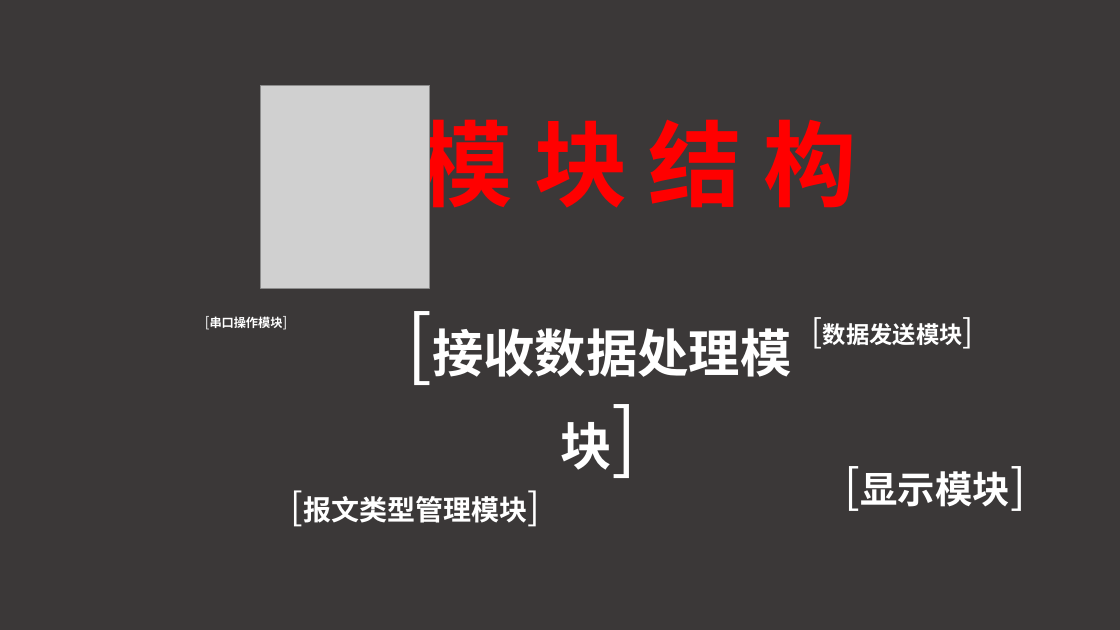
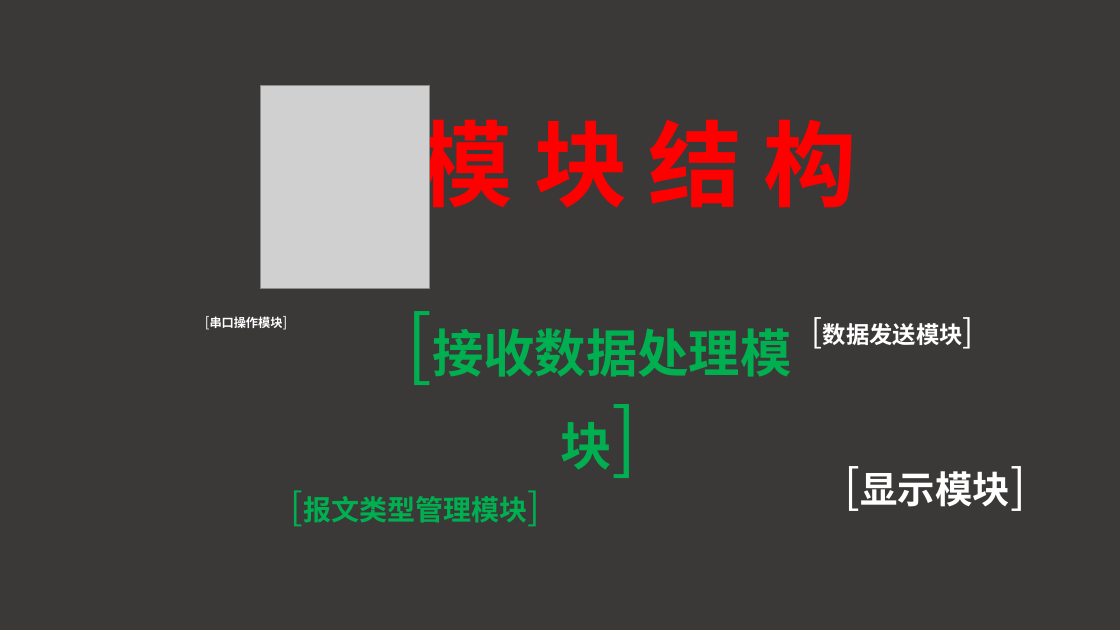
Before and after one commit to FreakLign/ComPortRead, a slide deck: slide 5 of OrigionDesign.pptx. Drawn at 1120x630 pixels with LibreOffice and Linux fonts; fonts in the diff are those of the drawing; grey boxes stand for pictures. Boxes give left, top, right and bottom in pixels: in the first picture for what was removed or moved away, otherwise in the second. Text is boxed around its words. In the diff, an @@ line names an element or a change of style, - is before the commit and + after.

Commit message:
完成数据报文内容识别

```diff
--- a/OrigionDesign.pptx
+++ b/OrigionDesign.pptx
@@ text "[接收数据处理模块]" at bbox=[432, 328, 791, 470]: text colour #FFFFFF to #00B050 @@
@@ text "[报文类型管理模块]" at bbox=[303, 496, 527, 523]: text colour #FFFFFF to #00B050 @@
```
Also in this commit, not shown: 31 other files.
